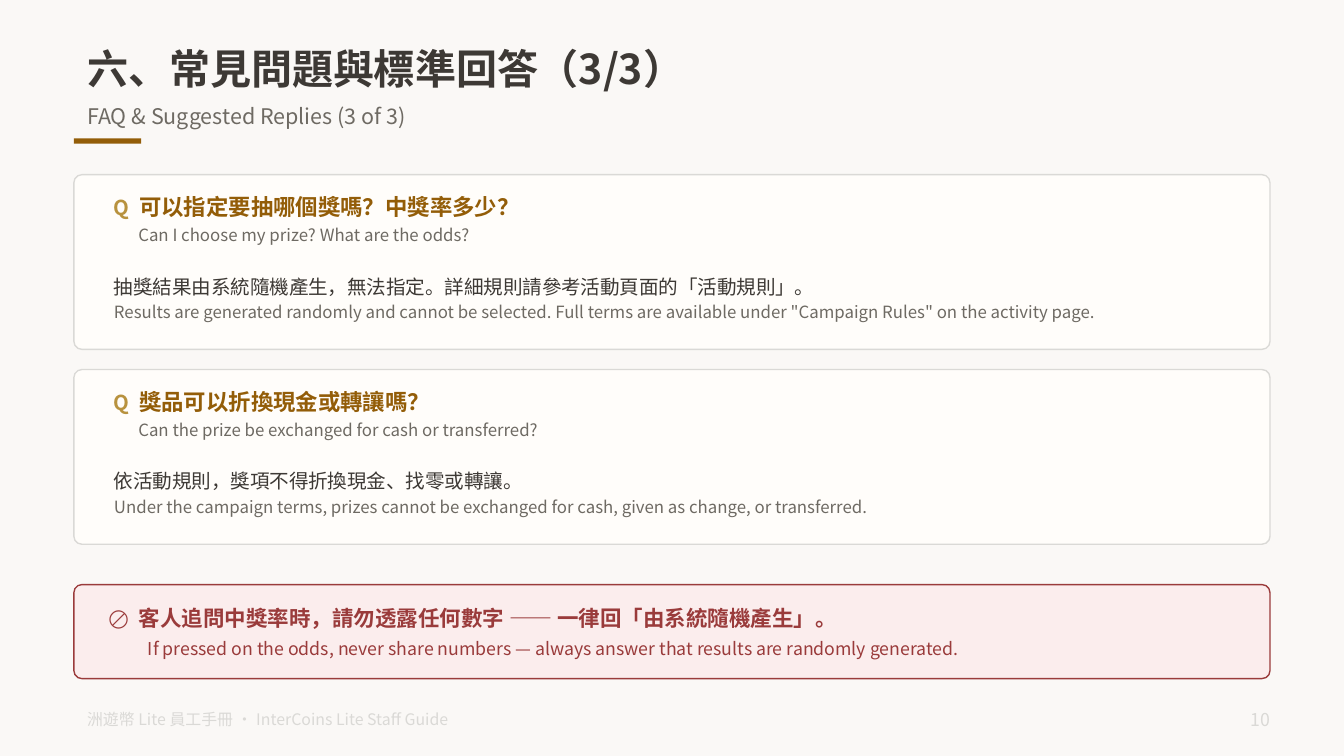
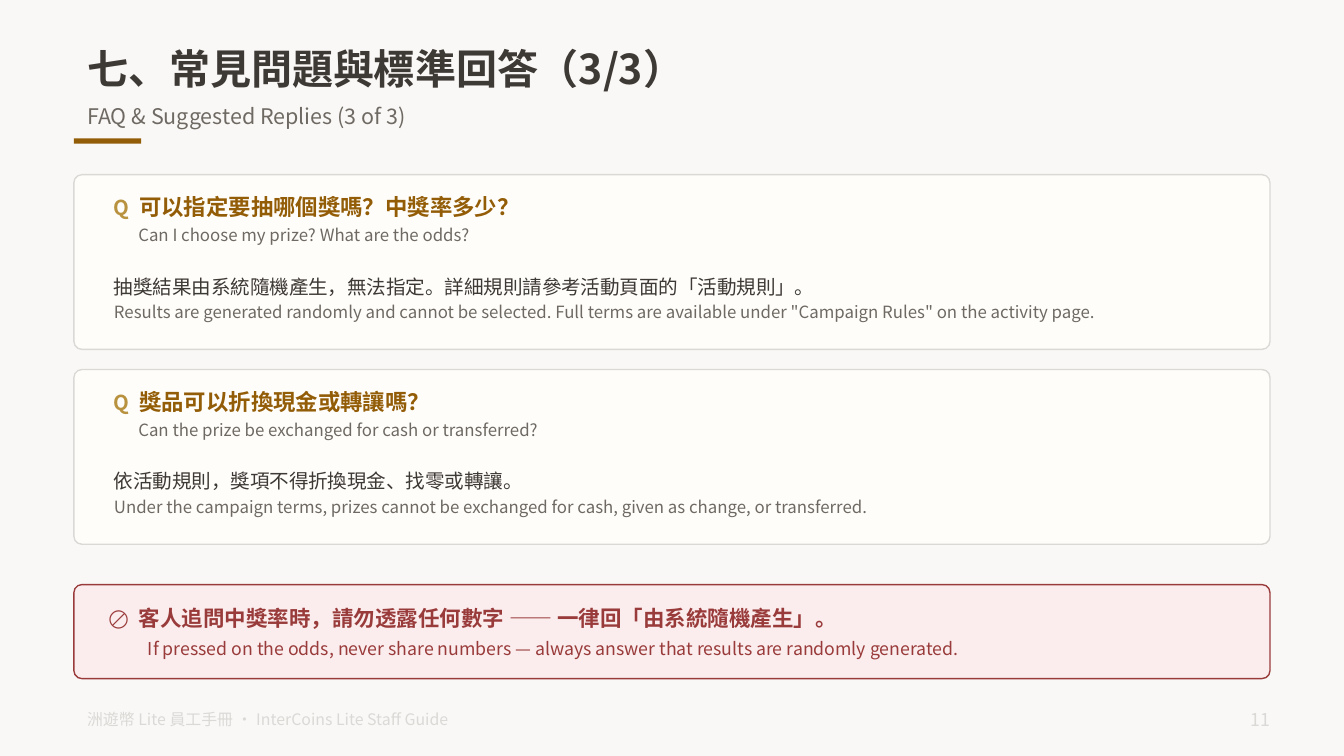
Before and after one commit to tony1229kimo/intercoins-lite, a slide deck: slide 12 of docs/洲遊幣Lite_員工手冊_一般版_雙語.pptx (slide 11 before the commit). Drawn at 1344x756 pixels with LibreOffice and Linux fonts; fonts in the diff are those of the drawing. Boxes give left, top, right and bottom in pixels: in the first picture for what was removed or moved away, otherwise in the second. Text is boxed around its words. In the diff, an @@ line names an element or a change of style, - is before the commit and + after.

```diff
--- a/docs/洲遊幣Lite_員工手冊_一般版_雙語.pptx
+++ b/docs/洲遊幣Lite_員工手冊_一般版_雙語.pptx
@@ text at <box>87,49,684,92</box>: text changed @@
-六、常見問題與標準回答（3/3）
+七、常見問題與標準回答（3/3）
```
Also in this commit, not shown: 10 other slides changed, 1 slide added, 1 other file.
